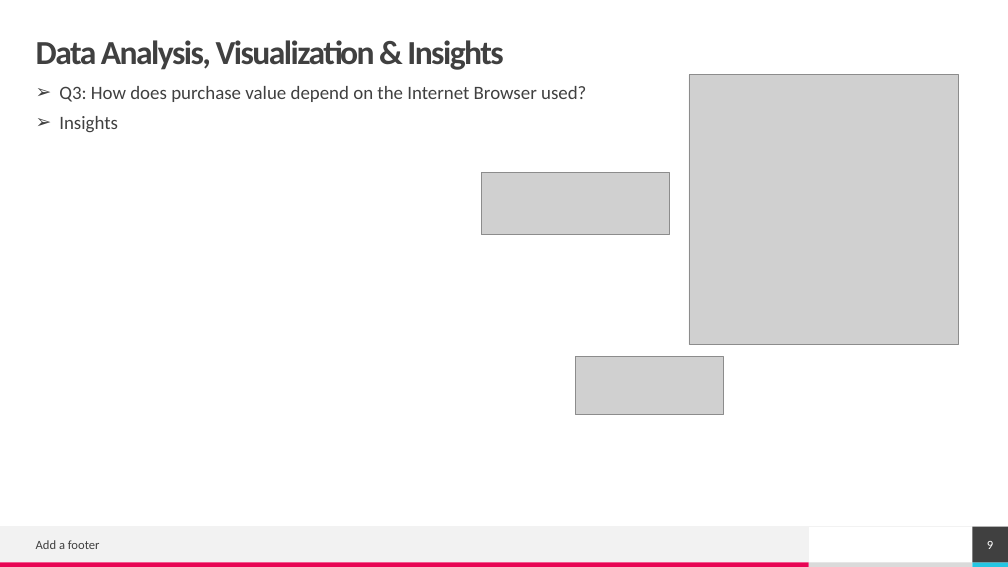
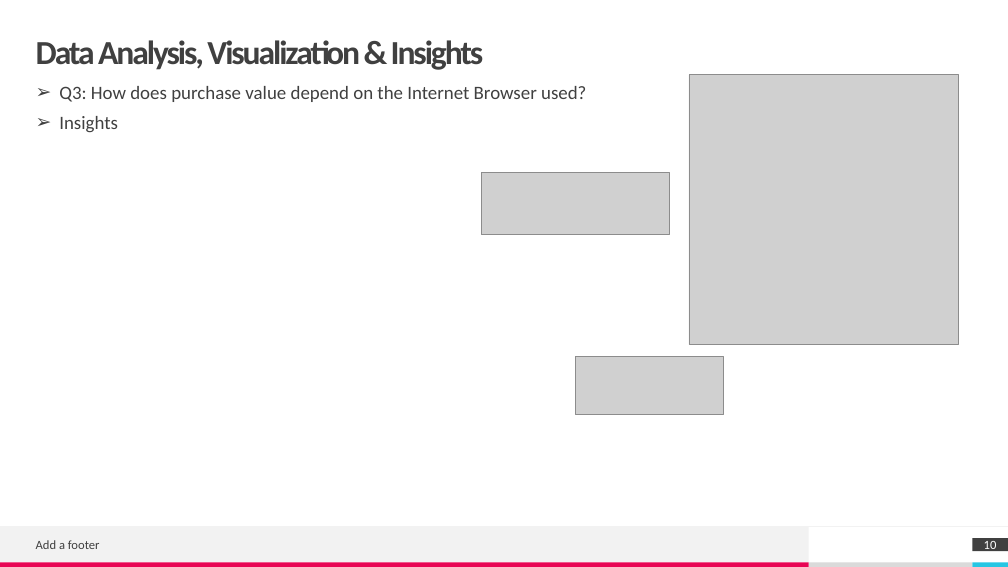
Before and after one commit to RajeshRamachander/ecom, a slide deck: slide 10 of Ecom_Eda.pptx (slide 9 before the commit). Drawn at 1008x567 pixels with LibreOffice and Linux fonts; fonts in the diff are those of the drawing; grey boxes stand for pictures. Boxes give left, top, right and bottom in pixels: in the first picture for what was removed or moved away, otherwise in the second. Text is boxed around its words. In the diff, an @@ line names an element or a change of style, - is before the commit and + after.

Commit message:
Brought in synch upto visualization

```diff
--- a/Ecom_Eda.pptx
+++ b/Ecom_Eda.pptx
@@ title "Data Analysis, Visualization & Insights" at (x1=36, y1=40, x2=484, y2=70): letter spacing -1.5 to -2 pt @@
@@ page number removed at (x1=972, y1=527, x2=1008, y2=563) @@
-9
@@ page number added at (x1=972, y1=538, x2=1008, y2=551), fill #404040, 12 pt, text #FFFFFF @@
+10
```
Also in this commit, not shown: 7 other slides changed, 3 slides added, 2 slides removed, 1 other file.
